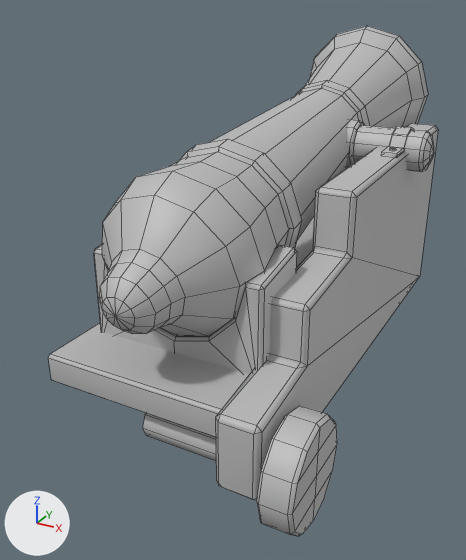
Renders of the FBX model Art/Export/SM/SM_Cannon.fbx from each side of a commit.
Before and after are seen from a camera (50 mm lens) standing at (3.17, -6.46, 3.9) and looking at (-0.3, -0.15, 0.75). The axes (+X, +Y, +Z) are drawn at lower left. The lights are the same throughout. Mesh edges are drawn as thin lines. Where no turn or scale is listed for an object, it has been applied to the vertices.

Names of what the first picture shows: 'SM_Canon'.
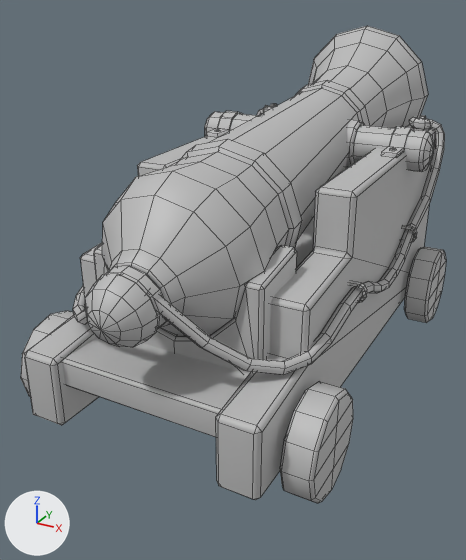
Where the change shows, as pixel boxes (x1, y1, x2, y2) in the pictures (466 x 560 px; the box of a moved part takes in the faces that stretch with it):
'SM_Canon', reshaped, moved (9% wider, 6% shorter): before (49, 26, 438, 536); after (21, 26, 446, 503)
part 1 of me_mesh, moved or reshaped (not visible afterwards): before (256, 406, 337, 536)
part 2 of me_mesh, added: after (404, 247, 446, 323)
part 3 of me_mesh, added: after (21, 311, 74, 396)
part 4 of me_mesh, moved or reshaped: before (49, 216, 314, 437); after (62, 217, 314, 437)
part 5 of me_mesh, moved or reshaped: (295, 80, 370, 126) in both
part 6 of me_mesh, moved or reshaped: (178, 139, 302, 249) in both
part 7 of me_mesh, added: after (280, 381, 353, 503)
part 8 of me_mesh, rebuilt: (94, 244, 297, 374) in both
part 9 of me_mesh, rebuilt: before (216, 123, 438, 500); after (216, 124, 435, 500)
part 10 of me_mesh, rebuilt: (353, 125, 434, 172) in both
part 11 of me_mesh, deleted: before (143, 413, 216, 461)
part 12 of me_mesh, built on: before (100, 26, 428, 336); after (25, 26, 445, 425)

The change, as a list of edits to the scene's bpy script:
```text
Change me_mesh:
    used by ob_sm_canon; location = (0.3, 0.48, 1.58)
    remove me_mesh.from_pydata(...)  # 693 vertices, 654 faces; spans x -1.39..1.39, y -3.3..3.3, z -1.93..1.93
    add me_mesh.from_pydata(...)  # 1626 vertices, 1506 faces; spans x -1.69..1.69, y -3.34..3.34, z -1.93..1.93
    me_mesh part 1: the loose piece of 54 vertices spanning x 1.07..1.39, y -3.3..-2.24, z -1.93..-0.87 is turned -180 degrees about the z axis through its middle, then moved by (-2.76, 4.52, 0.0)
    me_mesh part 2: the loose piece of 54 vertices spanning x 1.07..1.39, y -3.3..-2.24, z -1.93..-0.87 is copied, and the copy is mirrored in y about its middle, then moved by (0.3, 4.52, 0.0); it spans x 1.37..1.69, y 1.22..2.28, z -1.93..-0.87
    me_mesh part 3: the loose piece of 54 vertices spanning x 1.07..1.39, y -3.3..-2.24, z -1.93..-0.87 is copied, and the copy is mirrored in x about its middle, then moved by (-2.76, 0.49, 0.0); it spans x -1.69..-1.37, y -2.81..-1.75, z -1.93..-0.87
    me_mesh part 4: the loose piece of 16 vertices spanning x -1.36..0.76, y -2.99..2.39, z -1.19..-0.88 is scaled about its middle by (1, 0.987, 1), then moved by (0.3, 0.01, 0.0)
    me_mesh part 5: the loose piece of 48 vertices spanning x -0.91..0.31, y 1.2..1.63, z 0.09..1.32 is moved by (0.3, 0.05, 0.0)
    me_mesh part 6: the loose piece of 48 vertices spanning x -1.08..0.48, y -1.47..-0.98, z -0.54..1.02 is moved by (0.3, 0.05, 0.0)
    me_mesh part 7: the loose piece of 54 vertices spanning x 1.07..1.39, y -3.3..-2.24, z -1.93..-0.87 is copied, and the copy is moved by (0.3, 0.49, 0.0); it spans x 1.37..1.69, y -2.81..-1.75, z -1.93..-0.87
    me_mesh part 8: the loose piece of 50 vertices spanning x -1.25..0.65, y -2.36..-1.61, z -1.0..0.15 is rebuilt with 54 vertices and now spans x -0.95..0.95, y -2.31..-1.56, z -1.0..0.15
    me_mesh part 9: the loose piece of 48 vertices spanning x 0.58..1.01, y -3.1..2.39, z -1.62..0.7 is rebuilt with 48 vertices and now spans x 0.88..1.31, y -3.06..2.47, z -1.62..0.7
    me_mesh part 10: the loose piece of 41 vertices spanning x 0.18..1.27, y 0.72..1.2, z 0.37..0.87 is rebuilt with 42 vertices and now spans x 0.48..1.55, y 0.76..1.24, z 0.37..0.87
    me_mesh part 11: the loose piece of 16 vertices spanning x -0.3..1.13, y -2.94..-2.6, z -1.57..-1.24 is deleted
    me_mesh part 12: 1 vertex moved within x -0.95, y 3.12, z 1.0; 207 vertices removed from x -1.25..0.65, y -3.2..3.3, z -0.76..1.93; 997 vertices added at x -1.55..1.48, y -3.34..3.34, z -1.62..1.93
Change ob_sm_canon:
    ob_sm_canon.location: (0.3, 0.48, 1.58) -> (0.0, 0.43, 1.58)
```
